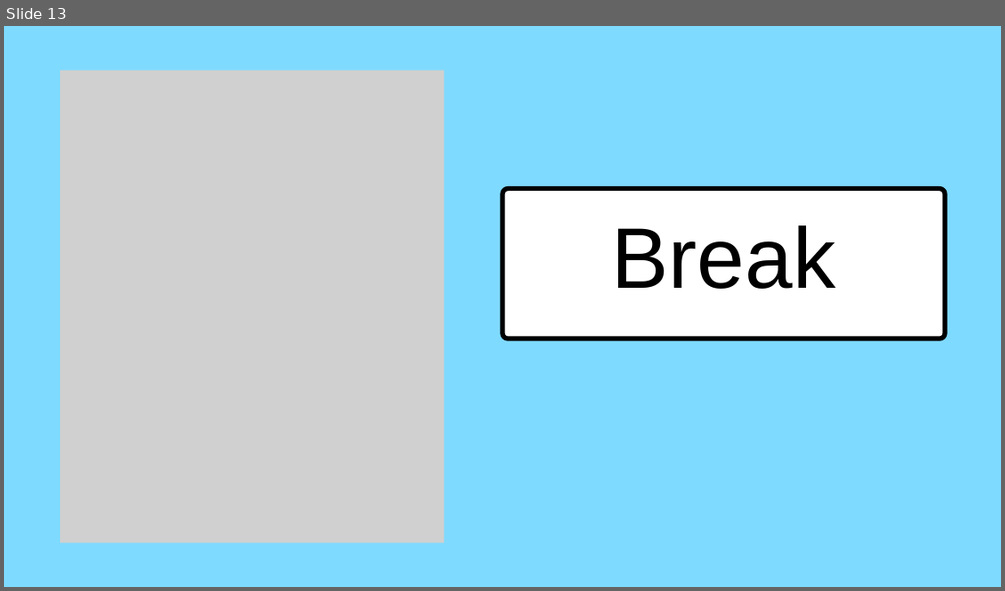
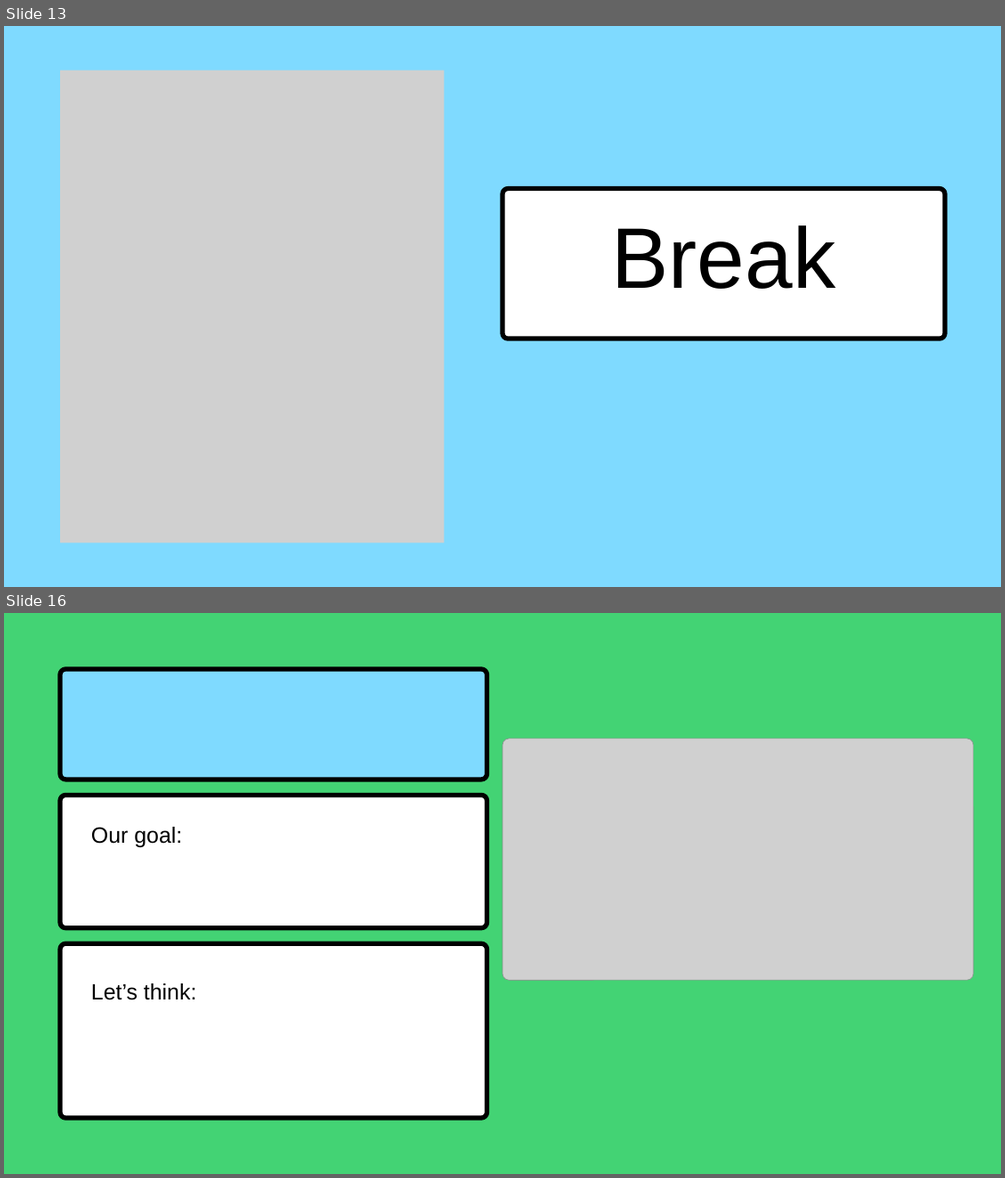
Before and after one commit to MuhammadRamdani121/Fullstack-30Hari, a slide deck: Rangkuman Cepat.pptx. Shown one above the other, each under a label of ours: slide 13 before the commit, slides 13 and 16 after it; the slides between them are not shown. The pictures are 1005x591 and 1005x1178 pixels, drawn with LibreOffice and Linux fonts; fonts in the diff are those of the drawing; grey boxes stand for pictures. Boxes give left, top, right and bottom in pixels: in the first picture for what was removed or moved away, otherwise in the second. Text is boxed around its words. In the diff, an @@ line names an element or a change of style, - is before the commit and + after.

```diff
--- a/Rangkuman Cepat.pptx
+++ b/Rangkuman Cepat.pptx
@@ slide 16 added at (x1=4, y1=613, x2=1001, y2=1174), background #43D374 @@
@@ freeform shape added at (x1=60, y1=669, x2=486, y2=779), fill #7FDAFF, outline #000000 6.75 pt @@
@@ picture added at (x1=502, y1=738, x2=973, y2=980) @@
@@ freeform shape added at (x1=60, y1=795, x2=486, y2=928), fill #FFFFFF, outline #000000 6.75 pt @@
@@ text added at (x1=91, y1=827, x2=182, y2=847), 32 pt, text #000000 @@
+Our goal:
@@ freeform shape added at (x1=60, y1=943, x2=486, y2=1118), fill #FFFFFF, outline #000000 6.75 pt @@
@@ text added at (x1=91, y1=983, x2=196, y2=1000), 32 pt, text #000000 @@
+Let’s think:
```
Also in this commit, not shown: 2 other slides added.
